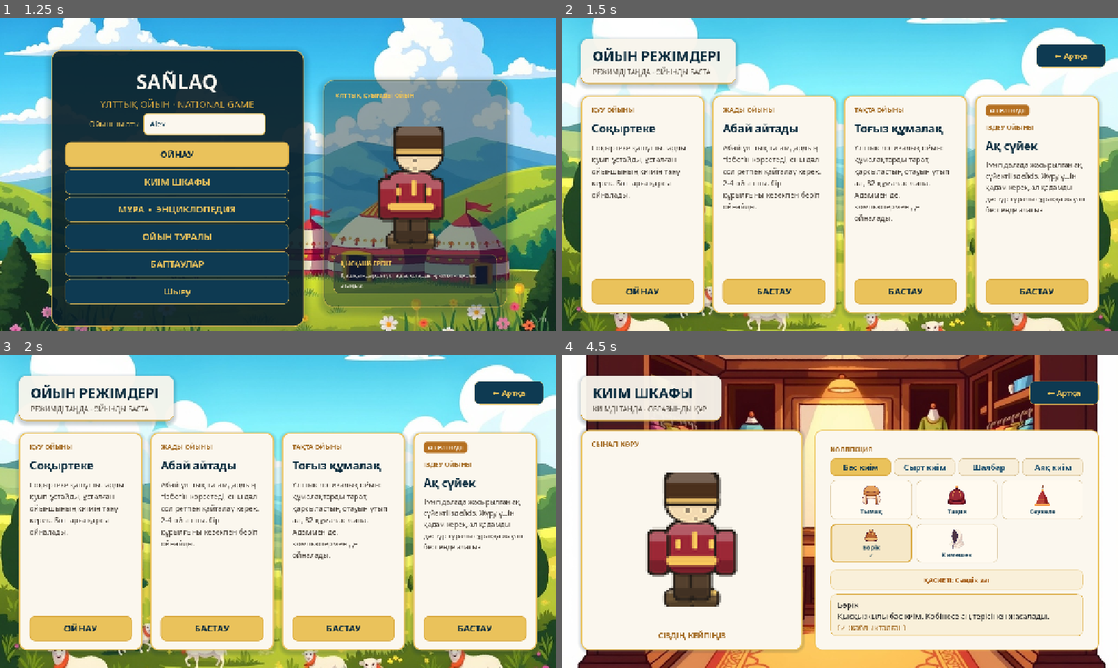
Above: before the commit, frames 1-4 (two rows, left to right).
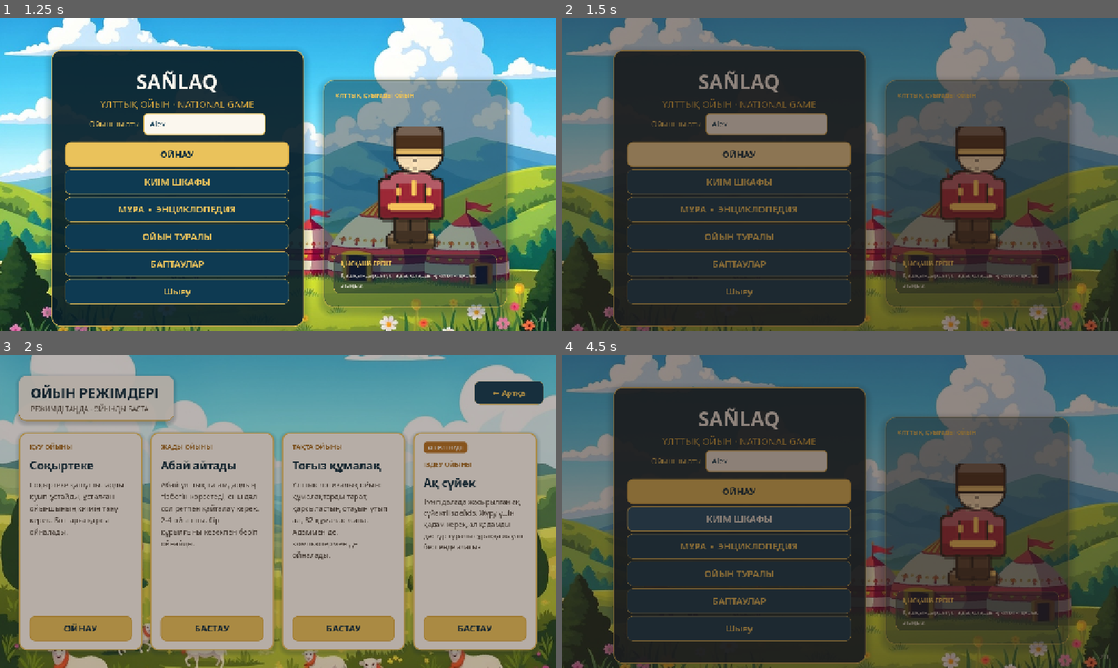
Above: after the commit, the same moments.

Repository: mmeirbek/sanlaq
Game: Godot game, scene res://scenes/ui/main_menu.tscn
The game is run twice, just before and just after one commit, with the same random seed, the same clock (stepped at 60 frames per second) and the same inputs. Sound files missing from this copy of the repository are replaced by a short silence.
Inputs (mouse positions are in pixels of both pictures, inside the frame that each line leads up to):
- Up to frame 1 (1.25 s): click (205, 124) at 0.52 s; type "Alex" at 0.6 s
- Up to frame 2 (1.5 s): click "ОЙНАУ" at 1.25 s
- Up to frame 3 (2 s): no input
- Up to frame 4 (4.5 s): tap Enter at 2 s; move the mouse to (962, 495) at 2.02 s; hold D (move_right) 2.03-2.75 s; hold Shift (sprint) 2.03-2.75 s; click (962, 495) at 2.17 s; tap Space (ui_accept) at 2.27 s; click "← Артқа" at 2.75 s; drag from (728, 527) to (812, 574) at 3.52 s; click "КИІМ ШКАФЫ" at 4.25 s

Frame 1 is identical in both runs. In frame 2, 99% of the frame differs, in the area x 0-100%, y 0-100%; in frame 3, 96%; in frame 4, 99%.

Commit message:
Переходы между экранами: затемнение, как в atilla
SceneRouter затемняет экран за 0.35 с перед сменой сцены и проявляет новую
за 0.5 с. Пока идёт переход, шторка глотает клики — двойное нажатие
больше не уводит на два экрана подряд. В headless (тесты, CI) переход
мгновенный.

Co-Authored-By: Claude Opus 5.5 <noreply@anthropic.com>

Diff:
--- a/autoload/scene_router.gd
+++ b/autoload/scene_router.gd
@@ -14,12 +14,31 @@
 const SCENE_TOGYZ_QUMALAQ := "res://scenes/ui/togyz_qumalaq.tscn"
 const SCENE_AQ_SUYEK := "res://scenes/ui/aq_suyek.tscn"
 
+## Затемнение между экранами, как в atilla: уход и проявление, секунды.
+const FADE_OUT := 0.35
+const FADE_IN := 0.5
+
 var _pending_game_data: Dictionary = {}
 var _pending_results: Dictionary = {}
 ## Какой режим объясняет экран брифинга — id ресурса ModeBriefing.
 var _pending_briefing: String = ""
 
+## Шторка поверх всех экранов; пока идёт переход, она же глотает клики, чтобы
+## двойное нажатие не увело на два экрана подряд.
+var _curtain: ColorRect
+var _changing := false
+
 signal scene_changed(from: String, to: String)
+
+func _ready() -> void:
+	var layer := CanvasLayer.new()
+	layer.layer = 128
+	add_child(layer)
+	_curtain = ColorRect.new()
+	_curtain.color = Color(UiTokens.INK, 0.0)
+	_curtain.set_anchors_and_offsets_preset(Control.PRESET_FULL_RECT)
+	_curtain.mouse_filter = Control.MOUSE_FILTER_IGNORE
+	layer.add_child(_curtain)
 
 func go_to_main_menu() -> void:
 	_change_scene(SCENE_MAIN_MENU)
@@ -96,9 +115,26 @@
 	var from := ""
 	if get_tree().current_scene:
 		from = get_tree().current_scene.scene_file_path
-	if from == to:
+	if from == to or _changing:
 		return
+	_changing = true
+	# Автотесты и CI (headless) переходят мгновенно, без ожидания анимации.
+	var animate := not RunContext.is_headless()
+	if animate:
+		_curtain.mouse_filter = Control.MOUSE_FILTER_STOP
+		await _fade_curtain(1.0, FADE_OUT)
 	var err := get_tree().change_scene_to_file(to)
 	if err != OK:
 		Telemetry.log_error("change_scene_to_file failed with error %d" % err, to)
 	scene_changed.emit(from, to)
+	if animate:
+		await get_tree().process_frame
+		await _fade_curtain(0.0, FADE_IN)
+		_curtain.mouse_filter = Control.MOUSE_FILTER_IGNORE
+	_changing = false
+
+func _fade_curtain(alpha: float, seconds: float) -> void:
+	var tween := create_tween()
+	tween.set_pause_mode(Tween.TWEEN_PAUSE_PROCESS)
+	tween.tween_property(_curtain, "color:a", alpha, seconds)
+	await tween.finished
